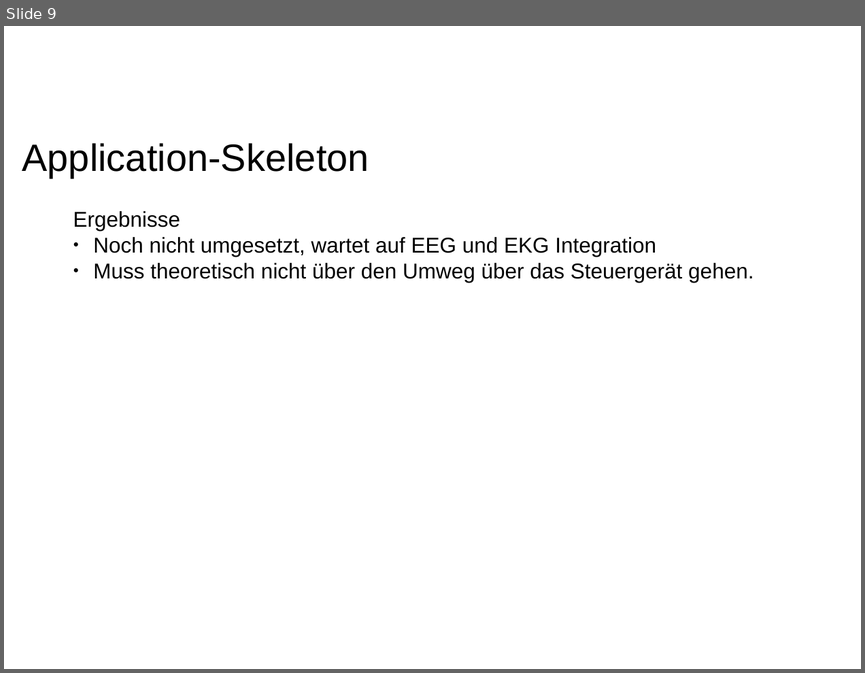
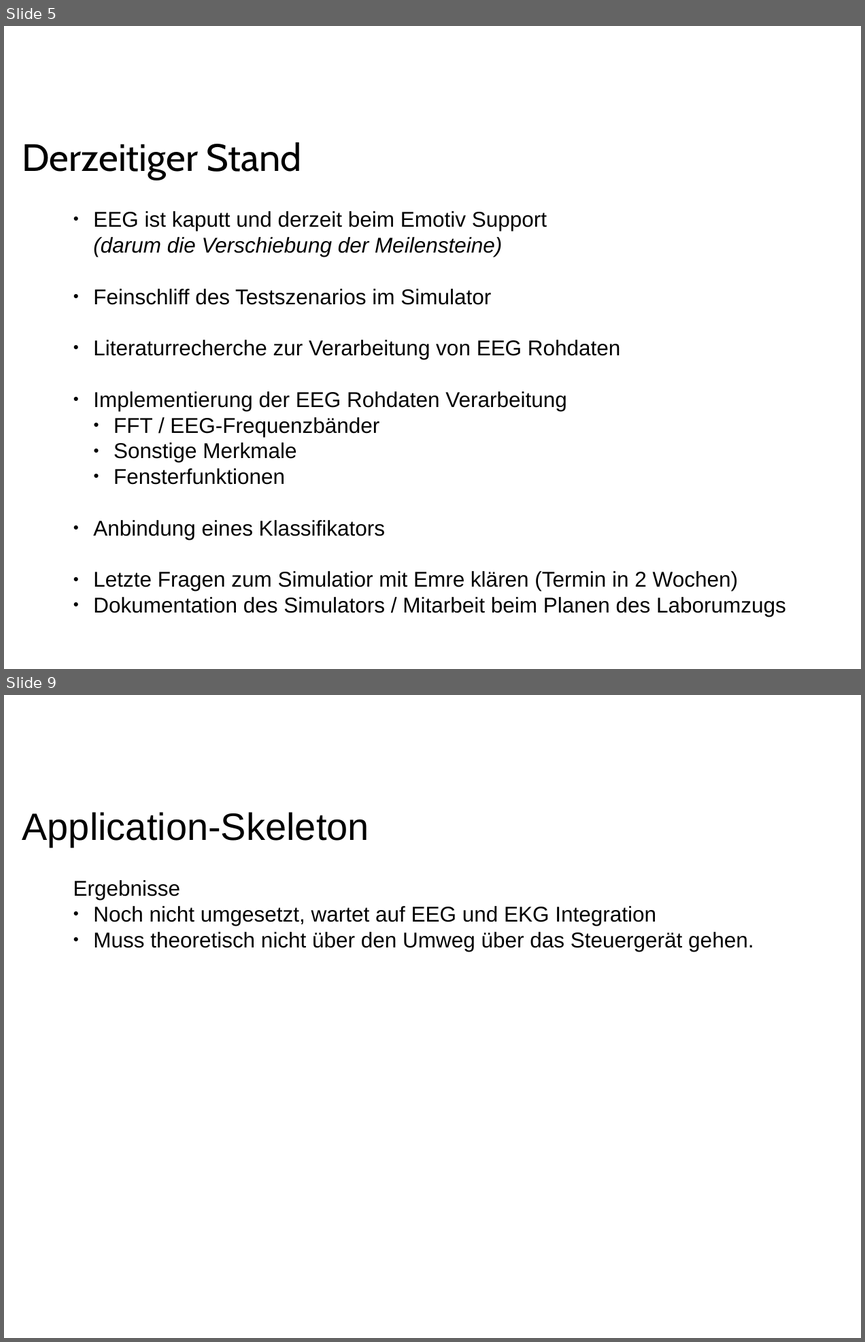
Before and after one commit to ppasler/current-adas, a slide deck: project/Zwischenstand.odp. Shown one above the other, each under a label of ours: slide 9 before the commit, slides 5 and 9 after it; the slides between them are not shown. The pictures are 865x673 and 865x1342 pixels, drawn with LibreOffice and Linux fonts; fonts in the diff are those of the drawing; background and template pictures are left out. Boxes give left, top, right and bottom in pixels: in the first picture for what was removed or moved away, otherwise in the second. Text is boxed around its words. In the diff, an @@ line names an element or a change of style, - is before the commit and + after.

```diff
--- a/project/Zwischenstand.odp
+++ b/project/Zwischenstand.odp
@@ slide 5 added at [4, 26, 861, 669], background #FFFFFF @@
@@ text added at [22, 142, 302, 180], 32 pt, text #000000 @@
+Derzeitiger Stand
@@ text added at [93, 211, 786, 616], 18 pt, text #000000 @@
+● EEG ist kaputt und derzeit beim Emotiv Support
+  (darum die Verschiebung der Meilensteine)
+● Feinschliff des Testszenarios im Simulator
+● Literaturrecherche zur Verarbeitung von EEG Rohdaten
+● Implementierung der EEG Rohdaten Verarbeitung
+  ● FFT / EEG-Frequenzbänder
+  ● Sonstige Merkmale
+  ● Fensterfunktionen
+● Anbindung eines Klassifikators
+● Letzte Fragen zum Simulatior mit Emre klären (Termin in 2 Wochen)
+● Dokumentation des Simulators / Mitarbeit beim Planen des Laborumzugs
```
Also in this commit, not shown: 1 slide changed, 5 other slides added, 6 slides removed, 8 other files.
